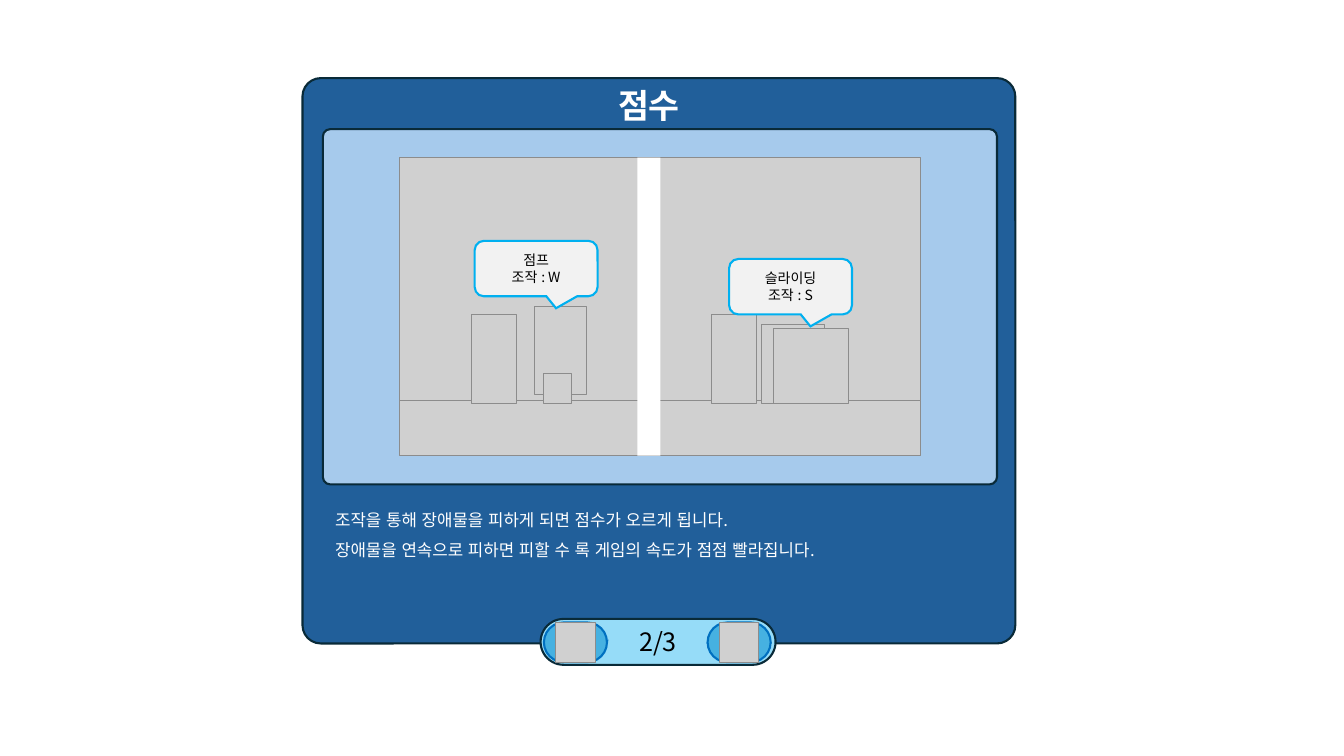
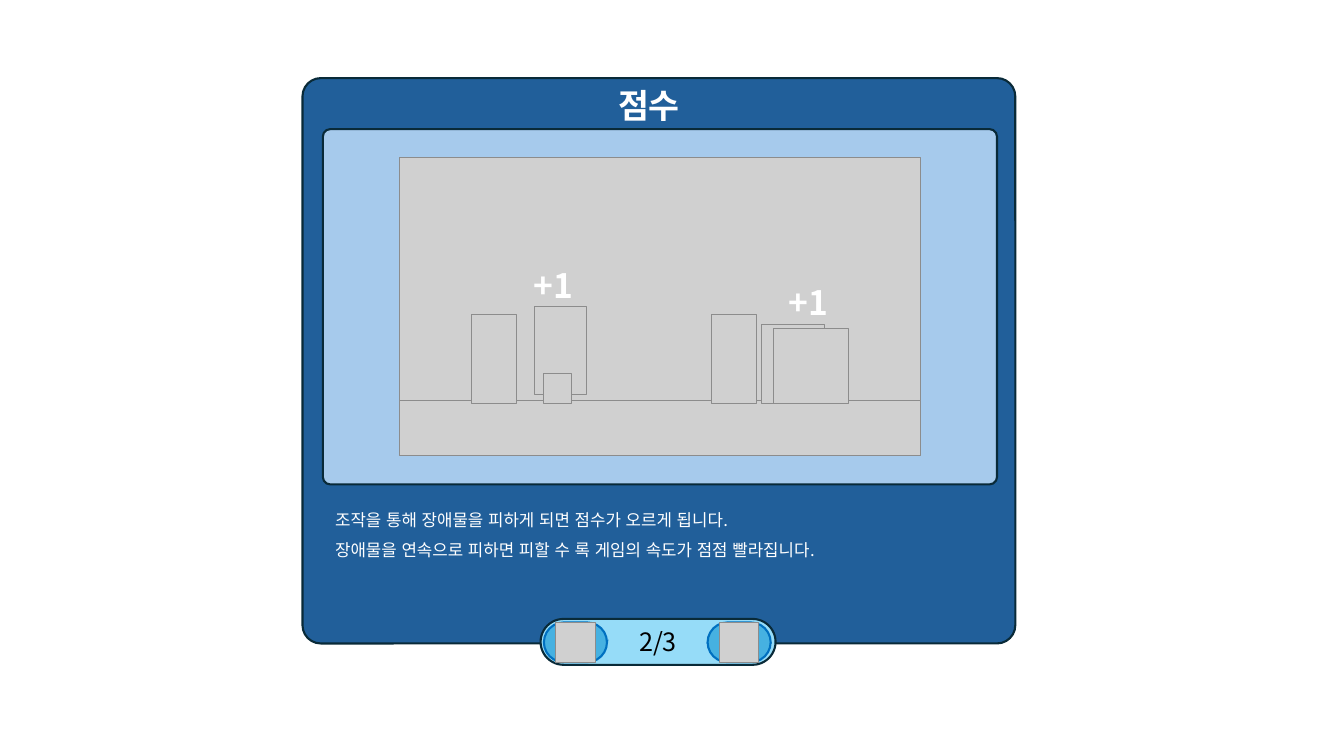
Before and after one commit to weariness00/Mandle_10Minute_Game, a slide deck: slide 32 of document/UI.pptx (slide 33 before the commit). Drawn at 1344x756 pixels with LibreOffice and Linux fonts; fonts in the diff are those of the drawing; grey boxes stand for pictures. Boxes give left, top, right and bottom in pixels: in the first picture for what was removed or moved away, otherwise in the second. Text is boxed around its words. In the diff, an @@ line names an element or a change of style, - is before the commit and + after.

```diff
--- a/document/UI.pptx
+++ b/document/UI.pptx
@@ rectangle removed at [637, 158, 660, 457] @@
@@ rounded speech box removed at [475, 241, 598, 296] @@
-점프
-조작 : W
@@ rounded speech box removed at [729, 259, 852, 315] @@
-슬라이딩
-조작 : S
@@ text added at [533, 273, 573, 307], 24 pt, text #FFFFFF, bold @@
++1
@@ text added at [788, 290, 828, 315], 24 pt, text #FFFFFF, bold @@
++1
```
Also in this commit, not shown: 1 other slide changed, 1 slide added, 1 slide removed, 3 other files.
